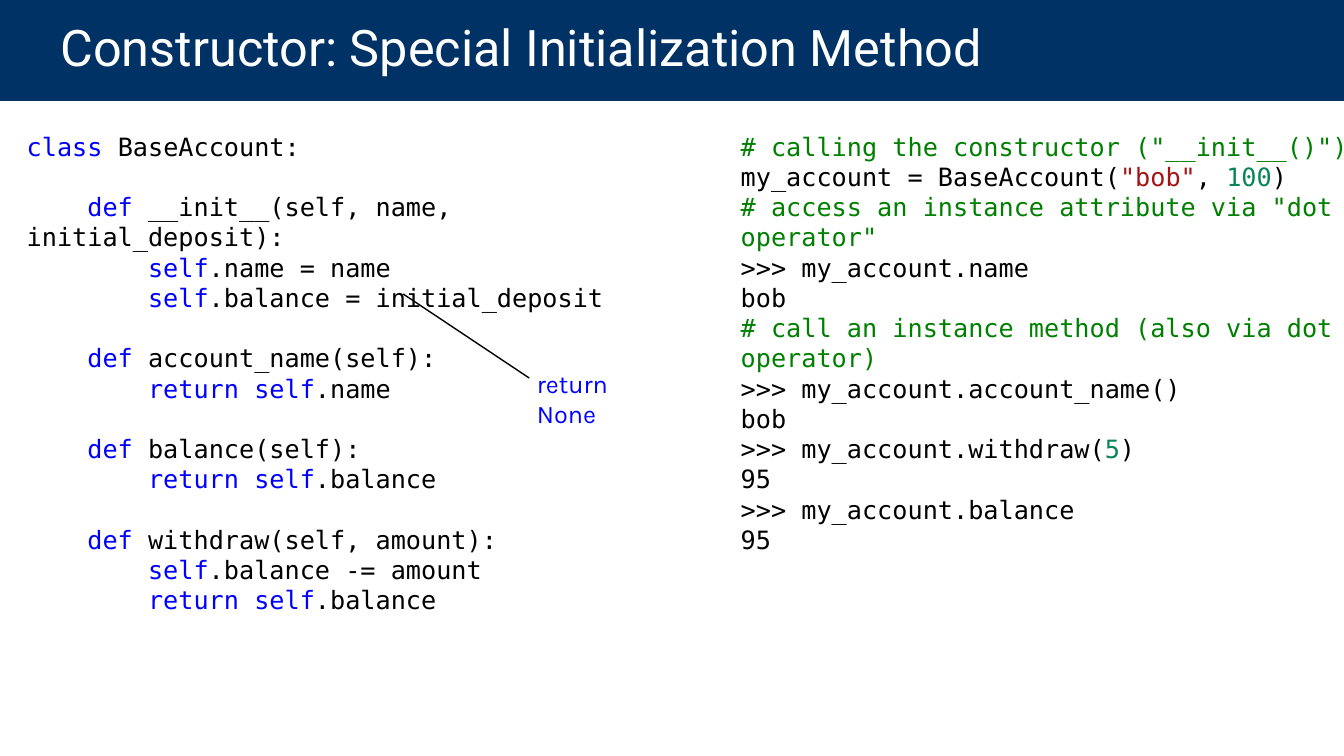
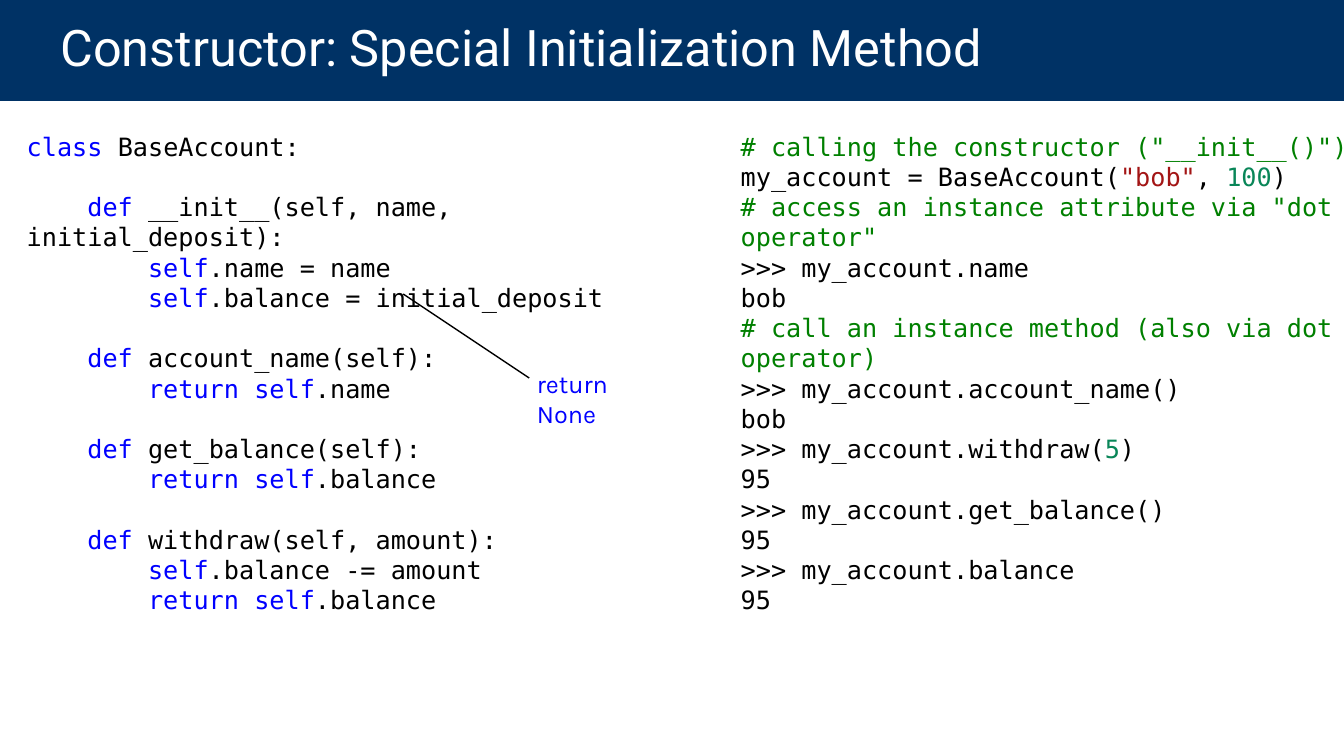
Before and after one commit to cs88-website/su24, a slide deck: slide 17 of assets/slides/su24/14-OOP.pptx. Drawn at 1344x756 pixels with LibreOffice and Linux fonts; fonts in the diff are those of the drawing. Boxes give left, top, right and bottom in pixels: in the first picture for what was removed or moved away, otherwise in the second. Text is boxed around its words. In the diff, an @@ line names an element or a change of style, - is before the commit and + after.

```diff
--- a/assets/slides/su24/14-OOP.pptx
+++ b/assets/slides/su24/14-OOP.pptx
@@ text at bbox=[87, 438, 421, 464]: text changed @@
-def balance(self):
+def get_balance(self):
@@ text at bbox=[741, 499, 1165, 550]: paragraphs added @@
+>>> my_account.get_balance()
+95
```
Also in this commit, not shown: 2 other slides changed, 3 other files.
